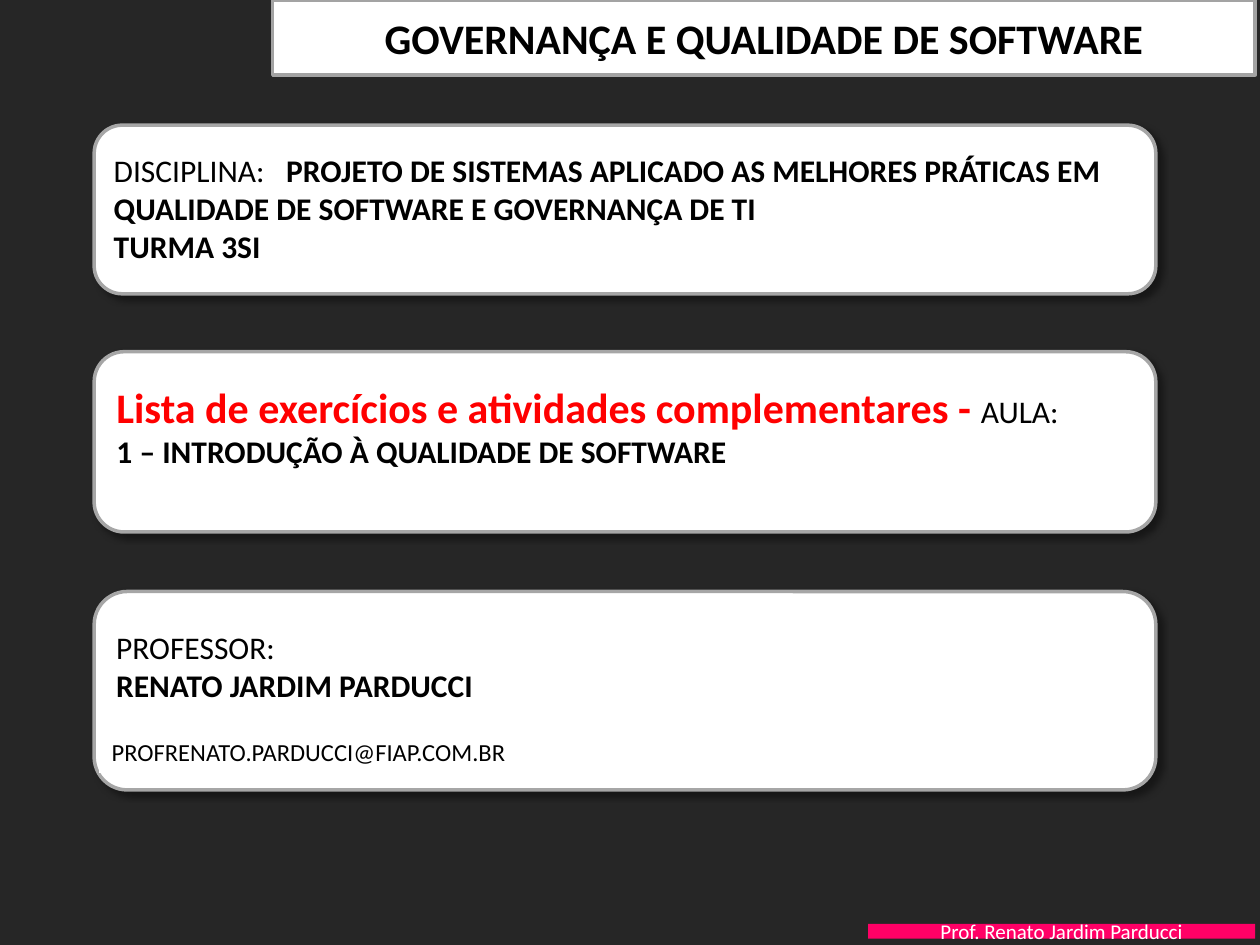
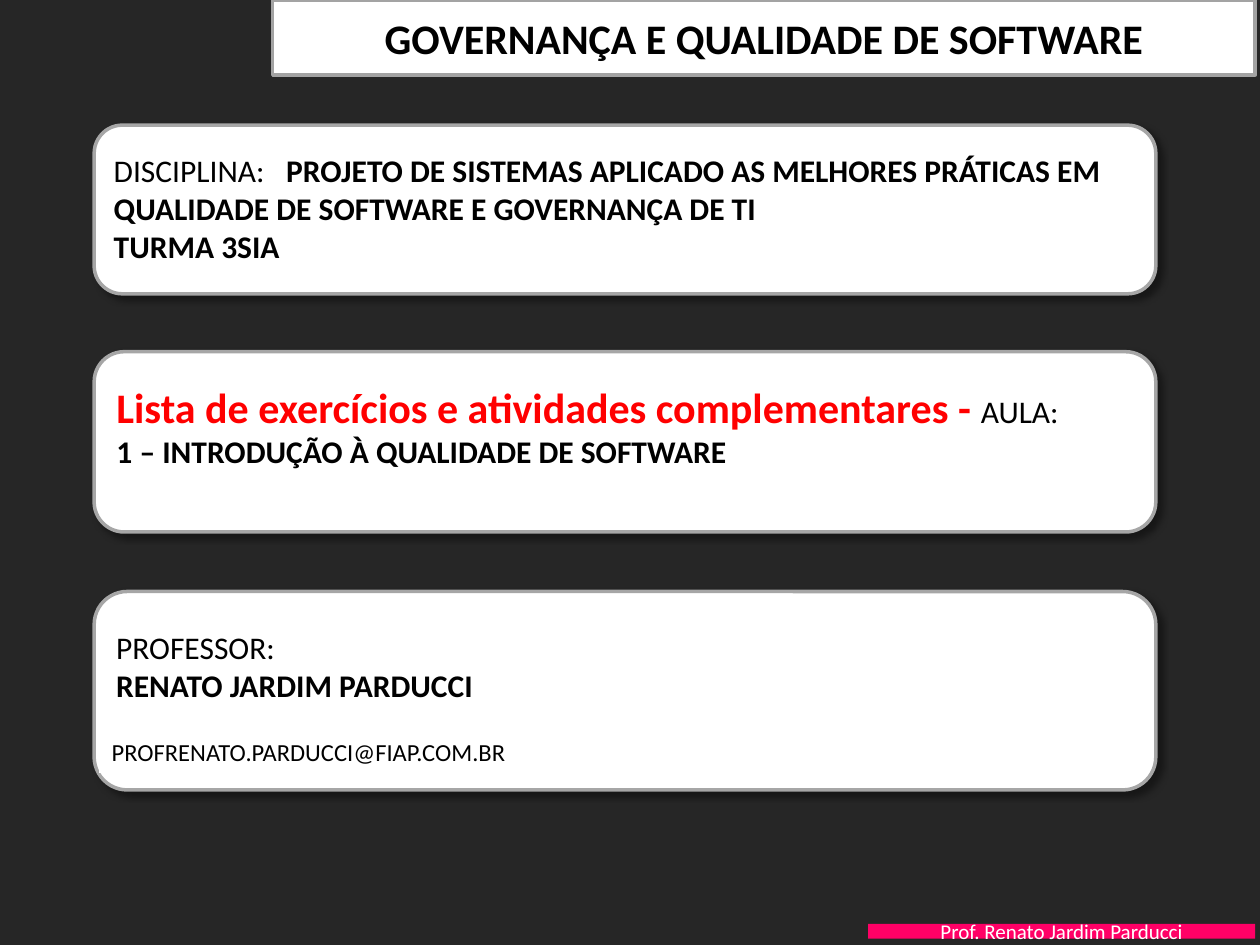
Before and after one commit to VitorKazu/SI-Estacionamento, a slide deck: slide 1 of Documentacao/FIAP-QualidProjSW-Aula-1-Introducao Qualidade - EXERCICIOS.pptx. Drawn at 1260x945 pixels with LibreOffice and Linux fonts; fonts in the diff are those of the drawing; background and template pictures are left out. Boxes give left, top, right and bottom in pixels: in the first picture for what was removed or moved away, otherwise in the second. Text is boxed around its words. In the diff, an @@ line names an element or a change of style, - is before the commit and + after.

Commit message:
Update FIAP-QualidProjSW-Aula-1-Introducao Qualidade - EXERCICIOS.pptx
Arquivo Documento - PPT Mudança de texto;

```diff
--- a/Documentacao/FIAP-QualidProjSW-Aula-1-Introducao Qualidade - EXERCICIOS.pptx
+++ b/Documentacao/FIAP-QualidProjSW-Aula-1-Introducao Qualidade - EXERCICIOS.pptx
@@ text at (x1=114, y1=237, x2=279, y2=259): text changed @@
-TURMA 3SI
+TURMA 3SIA
```
